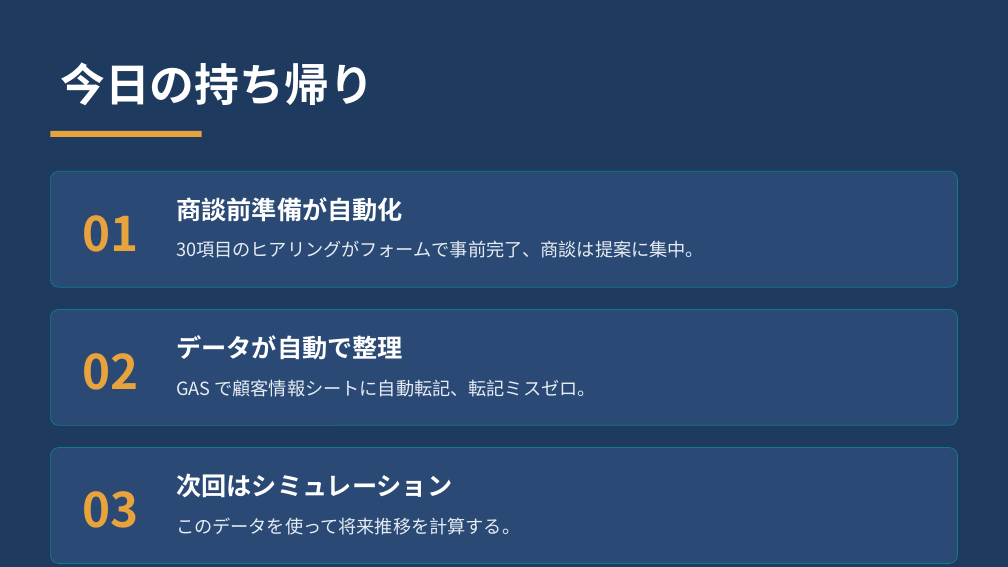
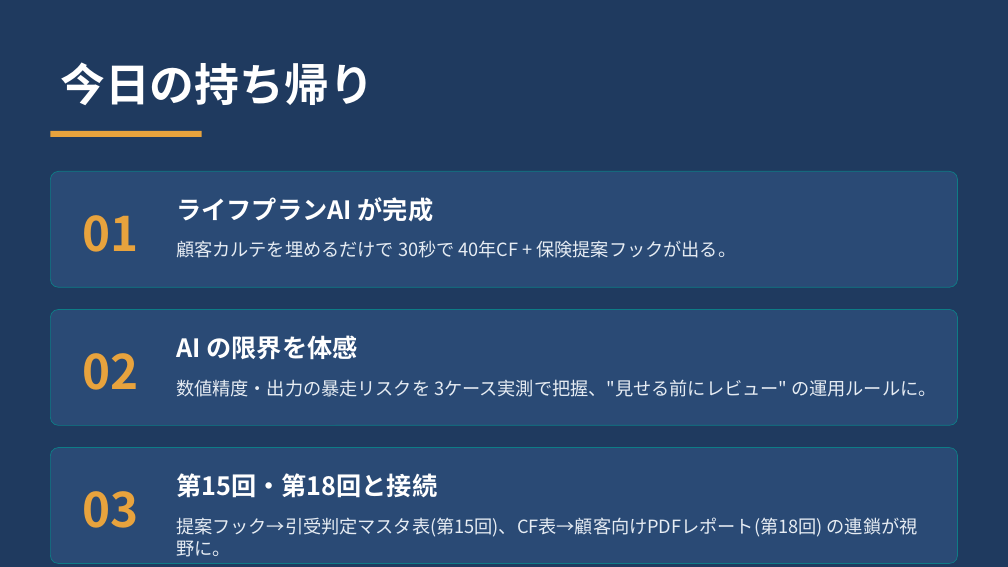
Before and after one commit to kana-story-321/github.io, a slide deck: slide 8 of lecture_pptx/out/s17/ワーク02.pptx. Drawn at 1008x567 pixels with LibreOffice and Linux fonts; fonts in the diff are those of the drawing. Boxes give left, top, right and bottom in pixels: in the first picture for what was removed or moved away, otherwise in the second. Text is boxed around its words. In the diff, an @@ line names an element or a change of style, - is before the commit and + after.

```diff
--- a/lecture_pptx/out/s17/ワーク02.pptx
+++ b/lecture_pptx/out/s17/ワーク02.pptx
@@ text at (176,197,434,221): text changed @@
-商談前準備が自動化
+ライフプランAI が完成
@@ text at (176,240,737,258): text changed @@
-30項目のヒアリングがフォームで事前完了、商談は提案に集中。
+顧客カルテを埋めるだけで 30秒で 40年CF + 保険提案フックが出る。
@@ text at (176,335,357,360): text changed @@
-データが自動で整理
+AI の限界を体感
@@ text at (176,379,936,397): text changed @@
-GAS で顧客情報シートに自動転記、転記ミスゼロ。
+数値精度・出力の暴走リスクを 3ケース実測で把握、"見せる前にレビュー" の運用ルールに。
@@ text at (176,473,437,498): text changed @@
-次回はシミュレーション
+第15回・第18回と接続
@@ text at (176,517,918,557): text changed @@
-このデータを使って将来推移を計算する。
+提案フック→引受判定マスタ表(第15回)、CF表→顧客向けPDFレポート(第18回) の連鎖が視野に。
```
Also in this commit, not shown: 7 other slides changed, 10 other files.
